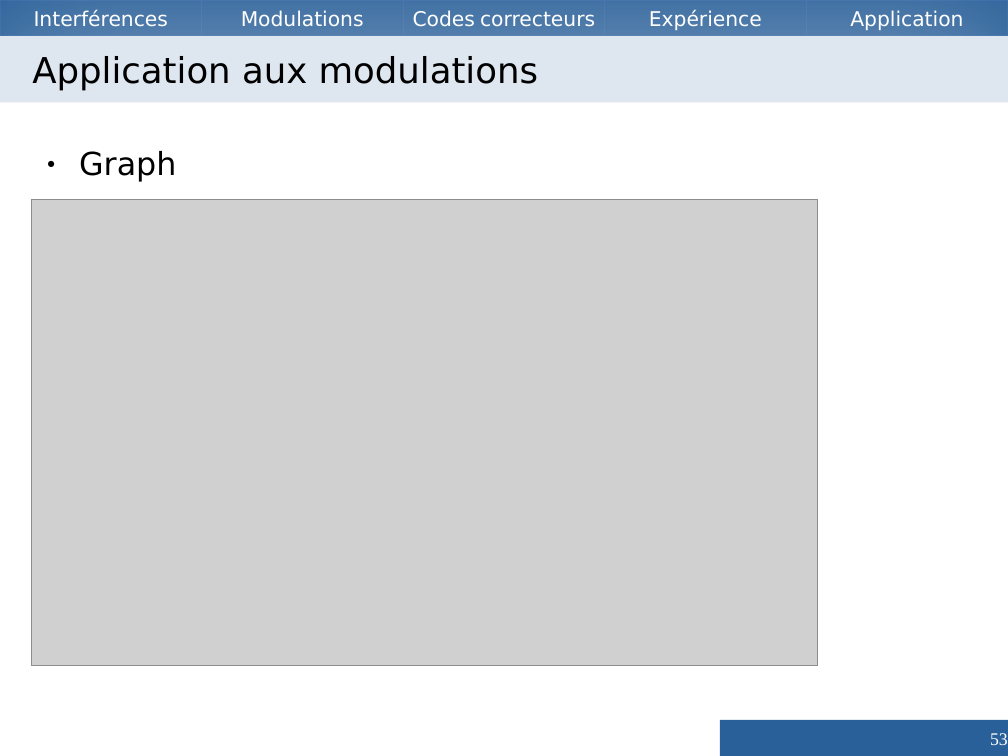
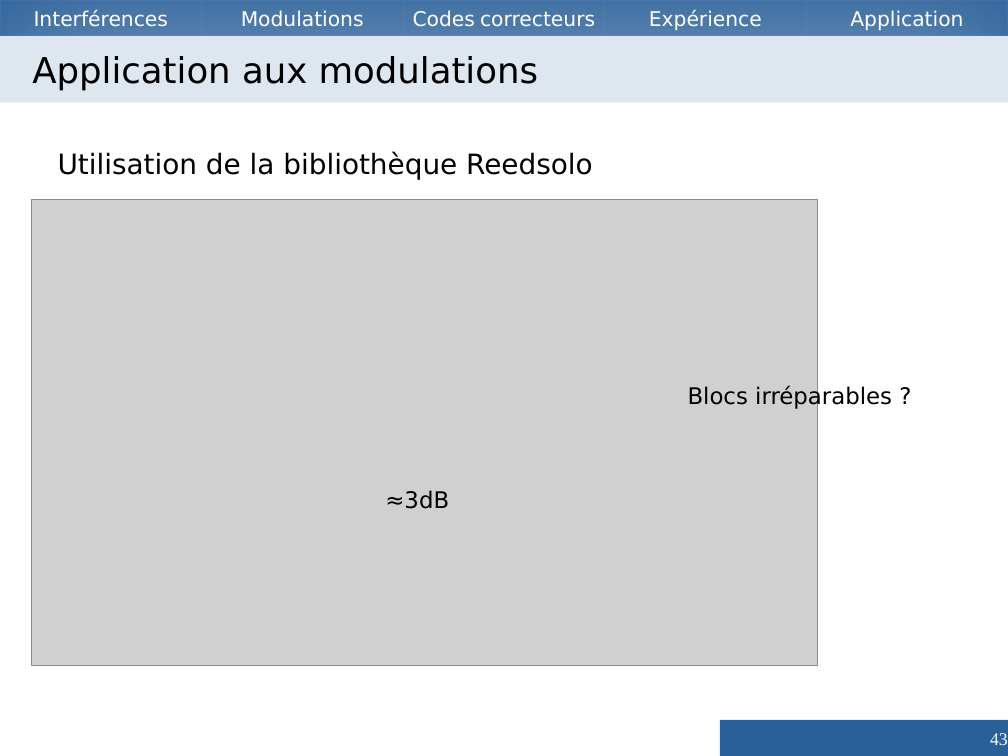
Before and after one commit to Vzrod/tipe, a slide deck: slide 43 of TIPE.odp (slide 53 before the commit). Drawn at 1008x756 pixels with LibreOffice and Linux fonts; fonts in the diff are those of the drawing; grey boxes stand for pictures. Boxes give left, top, right and bottom in pixels: in the first picture for what was removed or moved away, otherwise in the second. Text is boxed around its words. In the diff, an @@ line names an element or a change of style, - is before the commit and + after.

```diff
--- a/TIPE.odp
+++ b/TIPE.odp
@@ text added at (58,151,593,179), 22 pt, text #000000 @@
+Utilisation de la bibliothèque Reedsolo
@@ text removed at (79,151,176,182) @@
-● Graph
@@ text added at (688,385,892,410), 18 pt, text #000000 @@
+Blocs irréparables ?
@@ text added at (385,490,449,509), 18 pt, text #000000 @@
+≈3dB
@@ page number at (990,733,1008,745): text changed @@
-53
+43
```
Also in this commit, not shown: 11 other slides changed, 7 slides added, 14 slides removed, 1 other file.
